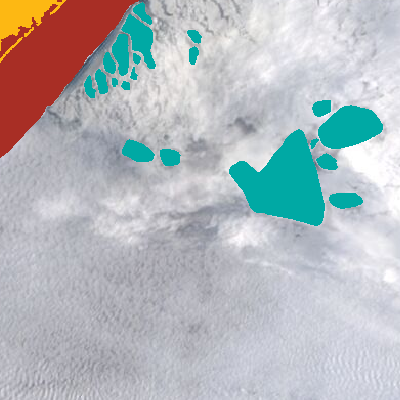
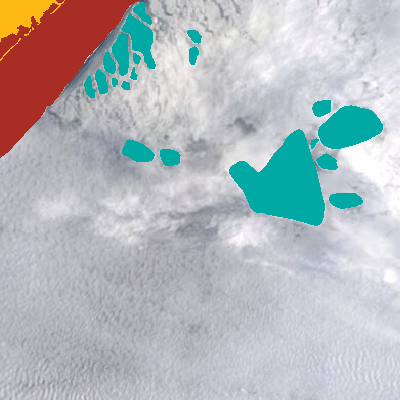
Layer changes from the first 400x400 image to the second:
painted on "landmask" (2nd of 2) over bbox(0, 0, 66, 63)
painted on "landfast ice" over bbox(0, 0, 66, 63)
